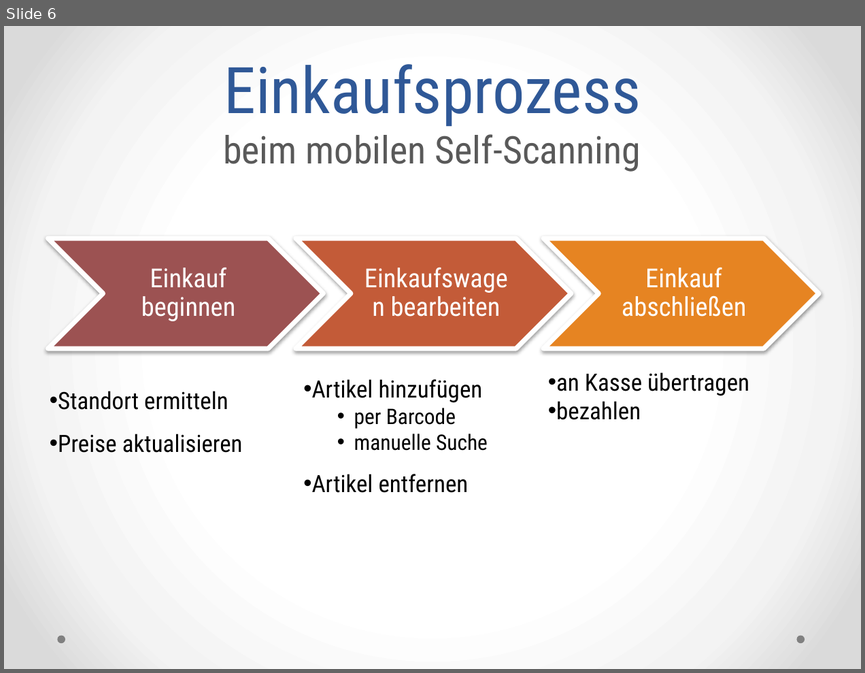
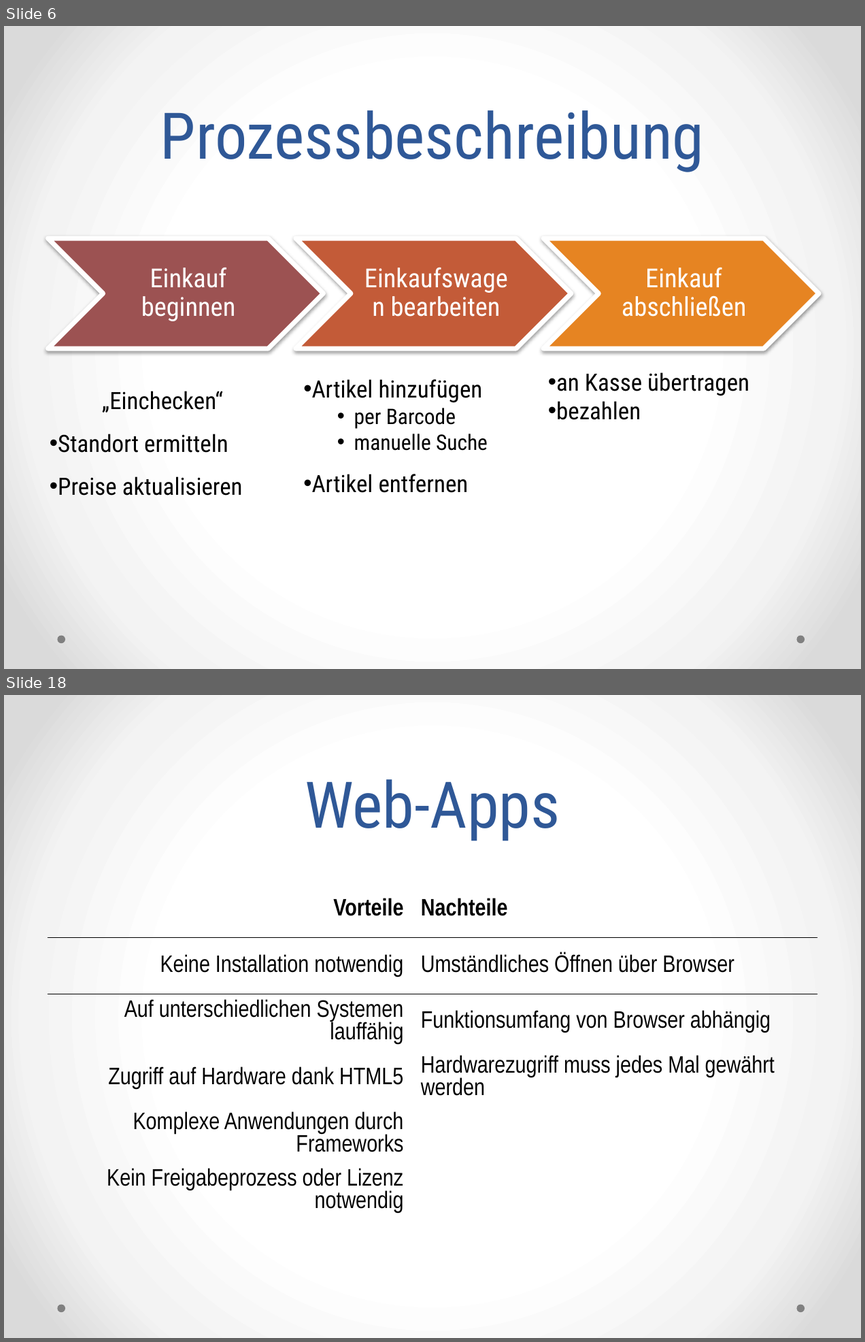
Before and after one commit to ss-proto/PA2, a slide deck: presentation/ss-proto.pptx. Shown one above the other, each under a label of ours: slide 6 before the commit, slides 6 and 18 after it; the slides between them are not shown. The pictures are 865x673 and 865x1342 pixels, drawn with LibreOffice and Linux fonts; fonts in the diff are those of the drawing. Boxes give left, top, right and bottom in pixels: in the first picture for what was removed or moved away, otherwise in the second. Text is boxed around its words. In the diff, an @@ line names an element or a change of style, - is before the commit and + after.

```diff
--- a/presentation/ss-proto.pptx
+++ b/presentation/ss-proto.pptx
@@ slide 18 added at bbox=[4, 695, 861, 1338], background gradient #FFFFFF to #F4F4F4 to #DADADA; not listed: 2 template elements that a slide beside it also shows @@
@@ title added at bbox=[305, 779, 560, 841], 54 pt, text #2F5897 @@
+Web-Apps
@@ table added at bbox=[48, 882, 816, 1219], 6 rows, 2 columns @@
+Vorteile | Nachteile
+Keine Installation notwendig | Umständliches Öffnen über Browser
+Auf unterschiedlichen Systemen lauffähig | Funktionsumfang von Browser abhängig
+Zugriff auf Hardware dank HTML5 | Hardwarezugriff muss jedes Mal gewährt werden
+Komplexe Anwendungen durch Frameworks | 
+Kein Freigabeprozess oder Lizenz notwendig | 
@@ slide 6 changed as well @@
@@ title at bbox=[160, 110, 704, 172]: text changed; size 32 to 54 pt; text colour #595959 to #2F5897 @@
-Einkaufsprozess
-beim mobilen Self-Scanning
+Prozessbeschreibung
@@ text at bbox=[102, 390, 223, 412]: paragraph added @@
+„Einchecken“
```
Also in this commit, not shown: 3 other slides changed, 29 other slides added, 5 other files.
